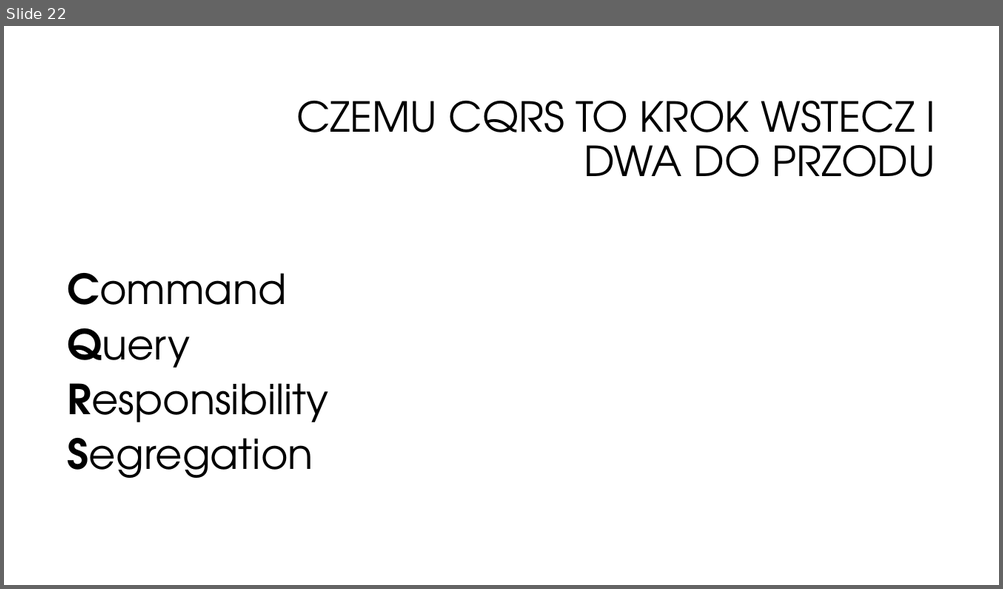
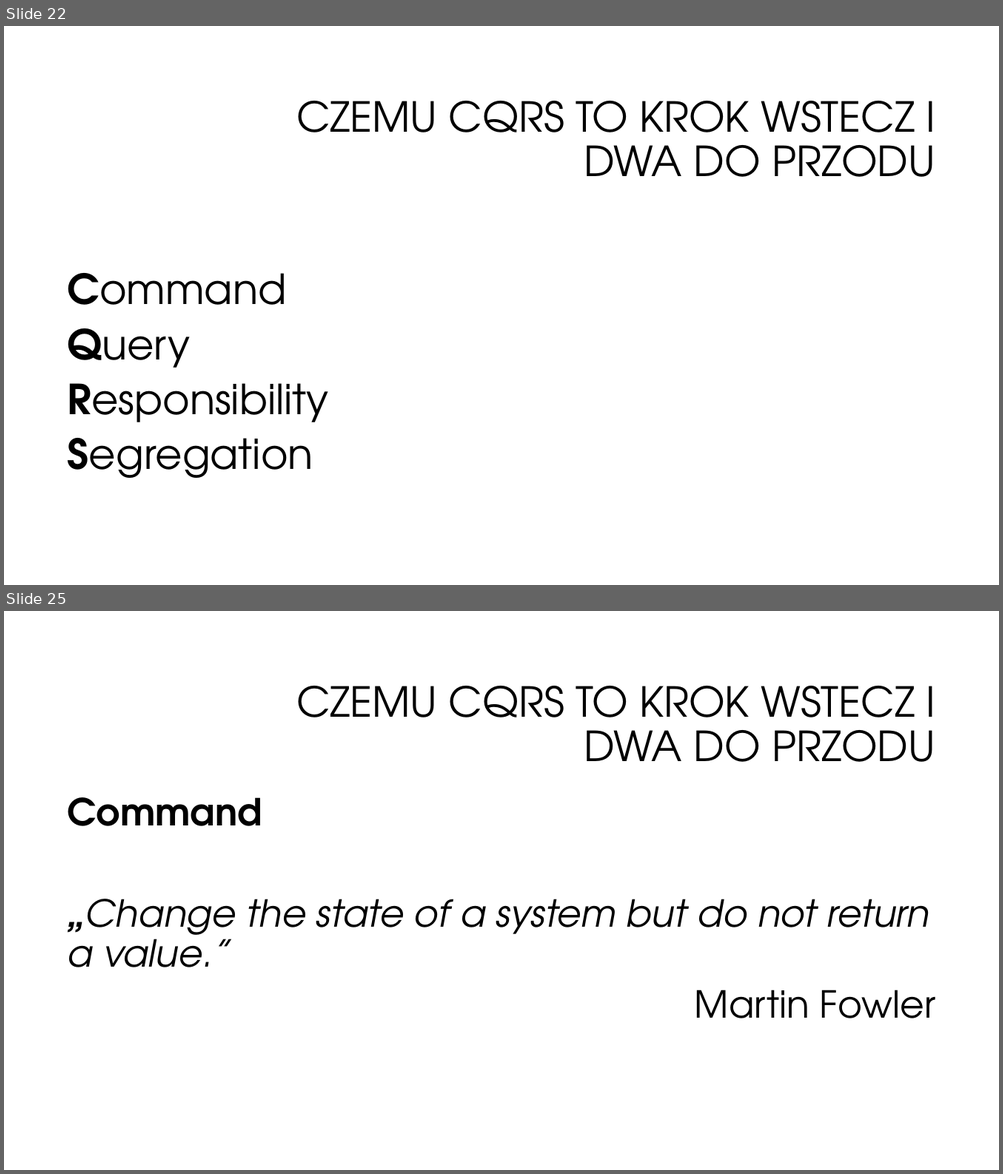
Before and after one commit to oskardudycz/EventSourcing.NetCore, a slide deck: Slides.pptx. Shown one above the other, each under a label of ours: slide 22 before the commit, slides 22 and 25 after it; the slides between them are not shown. The pictures are 1003x589 and 1003x1174 pixels, drawn with LibreOffice and Linux fonts; fonts in the diff are those of the drawing; background and template pictures are left out. Boxes give left, top, right and bottom in pixels: in the first picture for what was removed or moved away, otherwise in the second. Text is boxed around its words. In the diff, an @@ line names an element or a change of style, - is before the commit and + after.

Commit message:
Added cqrs slides

```diff
--- a/Slides.pptx
+++ b/Slides.pptx
@@ slide 25 added at (x1=4, y1=611, x2=999, y2=1170), background #FFFFFF @@
@@ title added at (x1=296, y1=686, x2=935, y2=762), 40 pt, text #000000 @@
+CZEMU CQRS TO KROK WSTECZ I DWA DO PRZODU
@@ text added at (x1=68, y1=797, x2=935, y2=1019), 36 pt, text #000000, italic @@
+Command
+„Change the state of a system but do not return a value.”
+Martin Fowler
```
Also in this commit, not shown: 1 slide changed, 8 other slides added.
